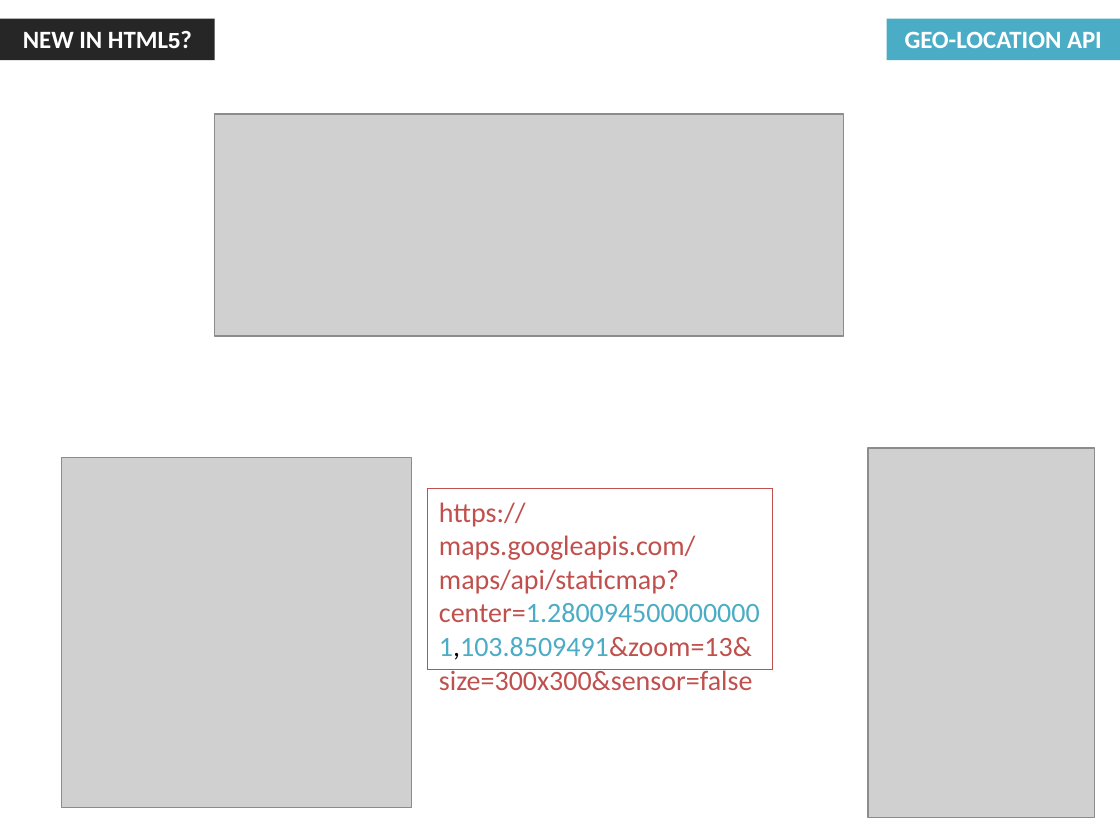
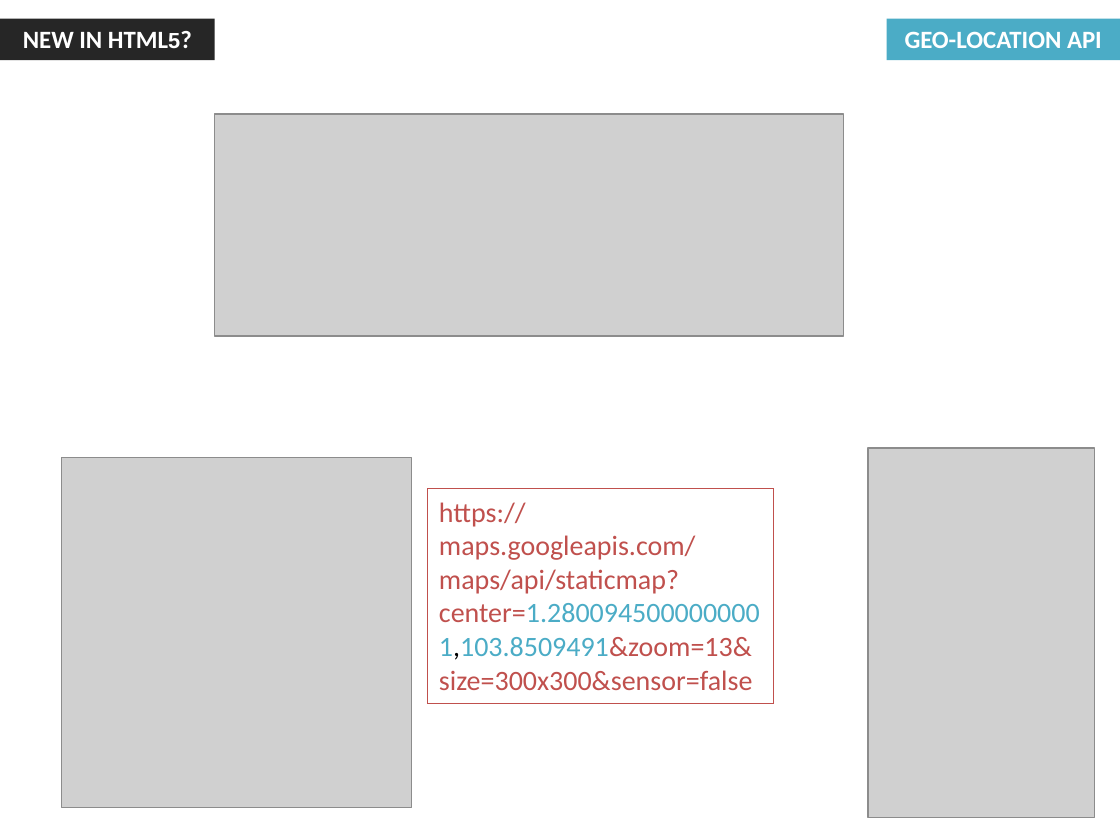
Before and after one commit to jharohit/web-fundamentals-course, a slide deck: slide 40 of Session I - Basic HTML + HTML5 elements/Session I - Basic HTML + HTML5.pptx. Drawn at 1120x840 pixels with LibreOffice and Linux fonts; fonts in the diff are those of the drawing; grey boxes stand for pictures. Boxes give left, top, right and bottom in pixels: in the first picture for what was removed or moved away, otherwise in the second. Text is boxed around its words. In the diff, an @@ line names an element or a change of style, - is before the commit and + after.

Commit message:
Final PPTX

```diff
--- a/Session I - Basic HTML + HTML5 elements/Session I - Basic HTML + HTML5.pptx
+++ b/Session I - Basic HTML + HTML5 elements/Session I - Basic HTML + HTML5.pptx
@@ rectangle "https://maps.googleapis.com/maps/api/staticmap?center=1.2800 ..." resized from (x1=428, y1=488, x2=772, y2=670) to (x1=428, y1=488, x2=773, y2=703) @@
```
